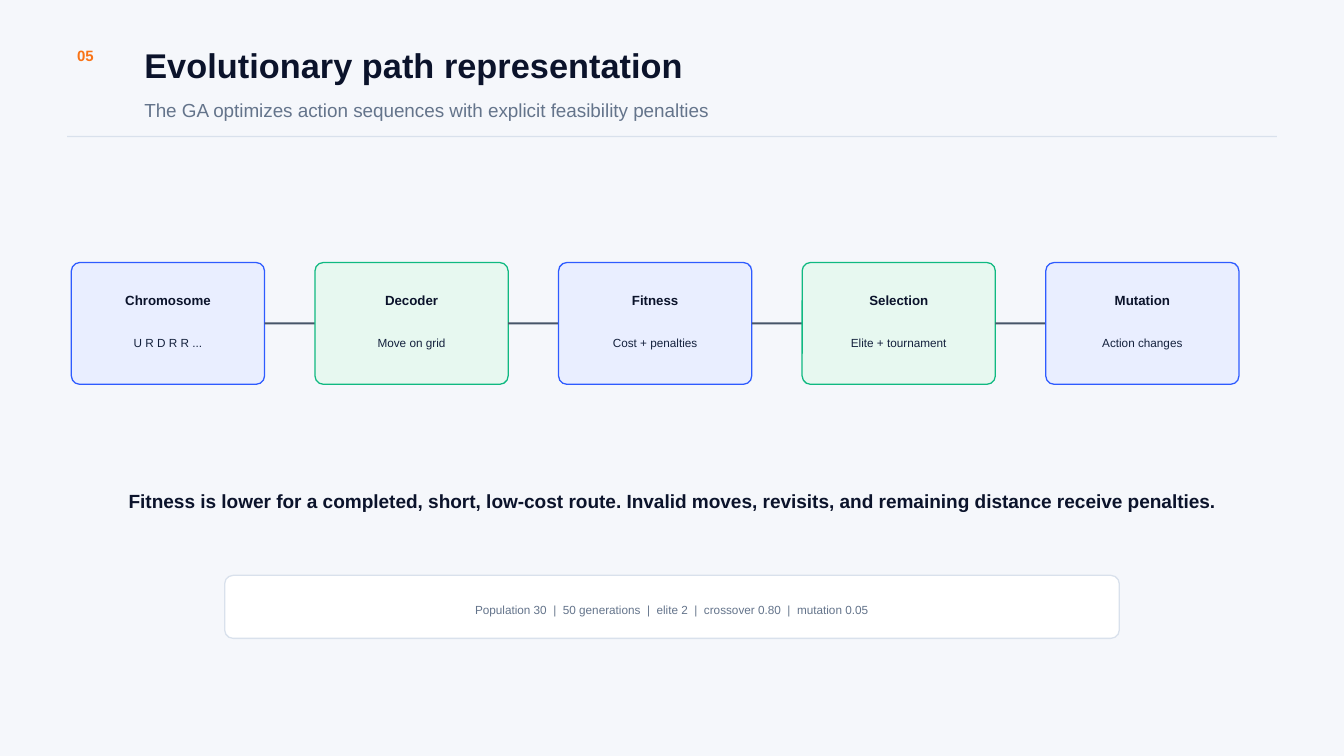
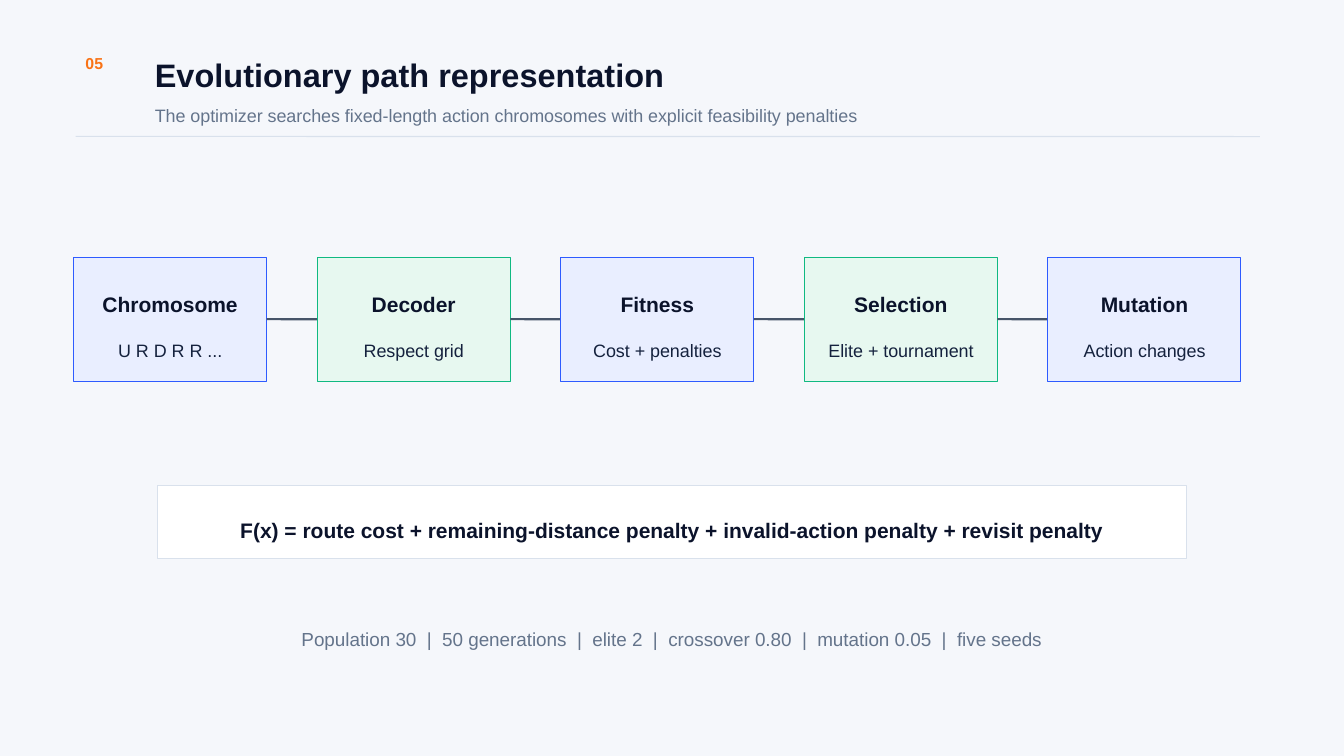
Before and after one commit to maddineni2112/graph-search-evolutionary-optimization, a slide deck: slide 6 of reports/Graph_Search_Evolutionary_Optimization_Presentation.pptx. Drawn at 1344x756 pixels with LibreOffice and Linux fonts; fonts in the diff are those of the drawing. Boxes give left, top, right and bottom in pixels: in the first picture for what was removed or moved away, otherwise in the second. Text is boxed around its words. In the diff, an @@ line names an element or a change of style, - is before the commit and + after.

```diff
--- a/reports/Graph_Search_Evolutionary_Optimization_Presentation.pptx
+++ b/reports/Graph_Search_Evolutionary_Optimization_Presentation.pptx
@@ text "05": place and size @@
-text "05" at (77,50,94,61)
+text "05" at (85,58,103,69)
@@ text "05" at (85,58,103,69): size 10.6 to 11.2 pt; line spacing 1.08 to 1.15 @@
@@ text "Evolutionary path representation": place and size @@
-text "Evolutionary path representation" at (144,53,683,84)
+text "Evolutionary path representation" at (155,63,664,93)
@@ text "Evolutionary path representation" at (155,63,664,93): size 24.5 to 23.2 pt; line spacing 1.08 to 1.15 @@
@@ text at (155,109,857,126): text changed; size 13.5 to 12.8 pt @@
-The GA optimizes action sequences with explicit feasibility penalties
+The optimizer searches fixed-length action chromosomes with explicit feasibility penalties
@@ line moved from (68, 136) - (1277, 136) to (76, 136) - (1260, 136) @@
@@ line (76, 136) - (1260, 136): stroke #D9E1EC 0.9 pt to #D9E1EC 0.75 pt @@
@@ rectangle: place and size @@
-rectangle at (315,262,508,384)
+rectangle at (318,257,511,381)
@@ rectangle at (318,257,511,381): rounded rectangle to rectangle; outline #10B981 0.9 pt to #10B981 0.75 pt @@
@@ rectangle at (805,257,998,381): rounded rectangle to rectangle; outline #10B981 0.9 pt to #10B981 0.75 pt @@
@@ 4 rectangles, 3 lines: place and size @@
-4 rectangles, 3 lines at (72,262,1240,384)
+4 rectangles, 3 lines at (74,257,1242,381)
@@ rounded rectangle to rectangle; outline #2E5BFF 0.9 pt to #2E5BFF 0.75 pt in 3 elements at (74,257,267,381), (561,257,754,381), (1049,257,1242,381) @@
@@ size 9.5 to 15 pt; line spacing 1.08 to 1.15 in 5 elements at (102,296,237,313), (372,296,456,313), (621,296,694,313), (854,296,947,313), (1101,296,1188,312) @@
@@ line moved from (264, 324) - (315, 324) to (267, 320) - (318, 320) @@
@@ text at (364,344,464,361): text changed; size 8.3 to 12.8 pt @@
-Move on grid
+Respect grid
@@ size 8.3 to 12.8 pt; line spacing 1.08 to 1.15 in 4 elements at (118,344,203,357), (593,344,721,361), (828,344,973,357), (1084,344,1205,361) @@
@@ text in rectangle at (129,494,1216,512): text removed @@
-Fitness is lower for a completed, short, low-cost route. Invalid moves, revisits, and remaining distance receive penalties.
@@ rectangle: place and size @@
-rectangle at (129,494,1216,512)
+rectangle at (157,485,1187,559)
@@ rectangle at (157,485,1187,559): fill none to #FFFFFF; outline none to #D9E1EC 0.75 pt @@
@@ text added at (240,522,1102,543), 15 pt, text #0B132B, bold @@
+F(x) = route cost + remaining-distance penalty + invalid-action penalty + revisit penalty
@@ rounded rectangle removed at (225,576,1120,638) @@
@@ text at (301,632,1041,650): text changed; size 8.3 to 13.5 pt @@
-Population 30 | 50 generations | elite 2 | crossover 0.80 | mutation 0.05
+Population 30 | 50 generations | elite 2 | crossover 0.80 | mutation 0.05 | five seeds
```
Also in this commit, not shown: 6 other slides changed, 5 slides added, 5 slides removed, 5 other files.
